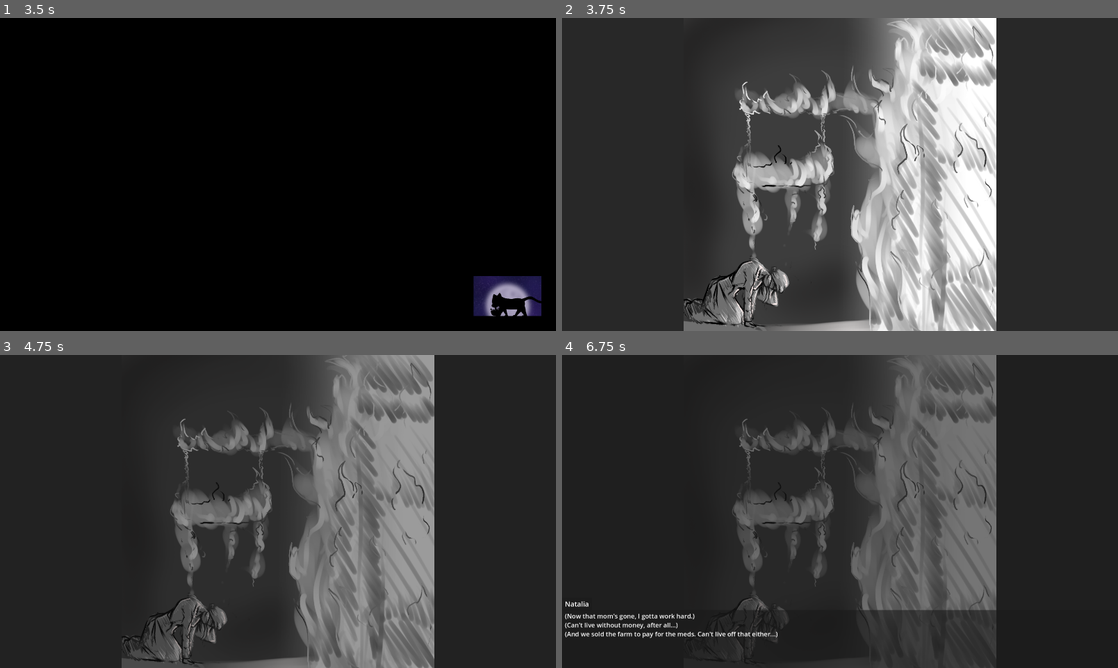
Above: before the commit, frames 1-4 (two rows, left to right).
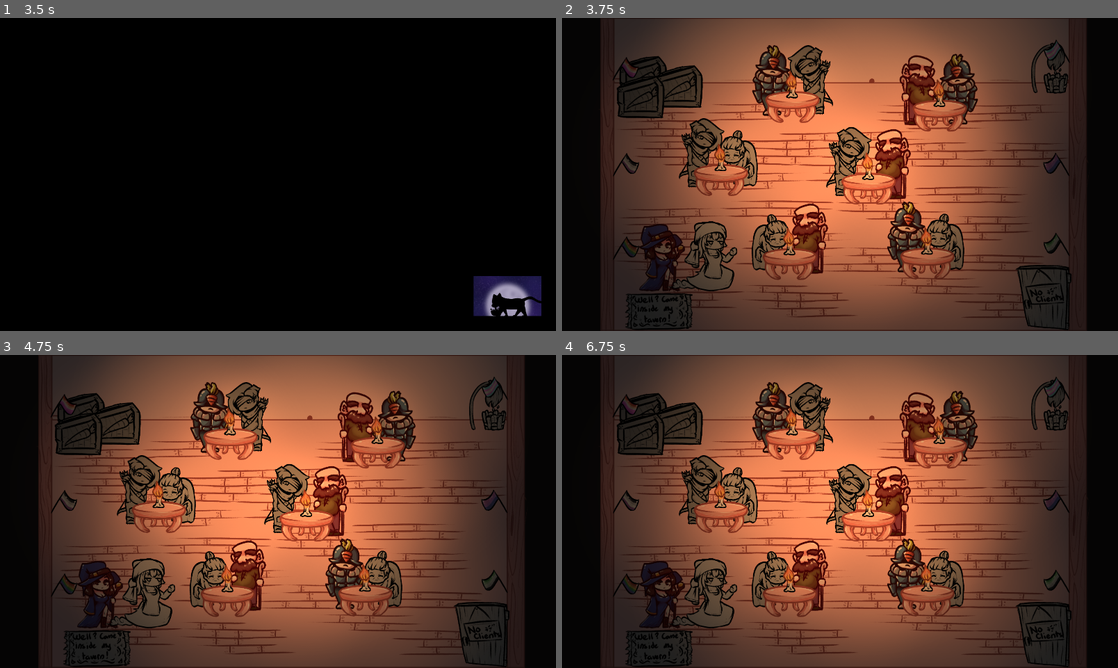
Above: after the commit, the same moments.

Repository: Zettexe/game-jam-dvd-2
Game: Godot game, scene res://MainMenu.tscn
Two runs of this game, one before a commit and one after it. Both use one fixed random seed, a clock stepped at 60 frames per second and the inputs below.
Inputs:
- Up to frame 1 (3.5 s): click "Play" at 0.5 s; click "Play" at 1.25 s; hold D (move_right) 2.03-2.78 s; tap E (interact) at 2.1, 2.85 s; hold S (move_down) from 2.78 s (still down)
- Up to frame 2 (3.75 s): release S (move_down) at 3.53 s; hold D (move_right) from 3.53 s (still down); tap E (interact) at 3.6 s
- Up to frame 3 (4.75 s): tap Enter at 4.25 s; release D (move_right) at 4.28 s; hold W (move_up) from 4.28 s (still down); tap E (interact) at 4.35 s
- Up to frame 4 (6.75 s): release W (move_up) at 5.03 s; hold A (move_left) 5.03-6.53 s; tap E (interact) at 5.1, 5.85, 6.6 s; tap Space at 5.75 s; hold S (move_down) from 6.53 s (still down)

Frame 1 is identical in both runs. In frame 2, 85% of the frame differs, in the area x 0-100%, y 0-100%; in frame 3, 85%; in frame 4, 83%.

Commit message:
Weird config fix and flags

Diff:
--- a/test_scene.tscn
+++ b/test_scene.tscn
@@ -30,6 +30,12 @@
 [ext_resource type="Texture2D" uid="uid://cugjapbx8yl5u" path="res://Assets/Game_Over_option.png" id="22_ktwyf"]
 [ext_resource type="Texture2D" uid="uid://d1s68wjicc5sg" path="res://Assets/f3.png" id="23_v61eh"]
 [ext_resource type="Texture2D" uid="uid://d010c48jrfogk" path="res://Assets/f4.png" id="24_hppmw"]
+[ext_resource type="Texture2D" uid="uid://bb36om3esqoh" path="res://Assets/lebiflag.png" id="31_bg4wa"]
+[ext_resource type="Texture2D" uid="uid://bmncfq7h8sp50" path="res://Assets/Illustration38.png" id="32_gbkm3"]
+[ext_resource type="Texture2D" uid="uid://c6bncdnlqu042" path="res://Assets/gay.png" id="33_llpuj"]
+[ext_resource type="Texture2D" uid="uid://d1d7kdowe45mj" path="res://Assets/flag.png" id="34_cr28p"]
+[ext_resource type="Texture2D" uid="uid://bxwrdxk75d8gn" path="res://Assets/bi.png" id="35_p1pek"]
+[ext_resource type="Texture2D" uid="uid://cfhamfny6ecov" path="res://Assets/aro.png" id="36_pfm5a"]
 
 [sub_resource type="GDScript" id="GDScript_30r57"]
 script/source = "extends StaticBody2D
@@ -361,6 +367,7 @@
 
 [node name="CanvasLayer" type="CanvasLayer" parent="." groups=["CanvasLayer"]]
 process_mode = 3
+visible = false
 
 [node name="Init" type="Control" parent="CanvasLayer" groups=["Init"]]
 z_index = 1
@@ -373,6 +380,7 @@
 script = ExtResource("20_l7gun")
 
 [node name="GameOver" type="Panel" parent="CanvasLayer/Init" groups=["GameOver"]]
+visible = false
 layout_mode = 1
 anchors_preset = 15
 anchor_right = 1.0
@@ -420,7 +428,6 @@
 stretch_mode = 5
 
 [node name="IntroBackground" type="TextureRect" parent="CanvasLayer/Init" groups=["Intro"]]
-visible = false
 layout_mode = 1
 anchors_preset = 15
 anchor_right = 1.0
@@ -430,7 +437,6 @@
 texture = ExtResource("21_4iavb")
 
 [node name="Overlay" type="Panel" parent="CanvasLayer/Init" groups=["Overlay"]]
-visible = false
 layout_mode = 1
 anchors_preset = 15
 anchor_right = 1.0
@@ -461,5 +467,38 @@
 [node name="CanvasModulate" type="CanvasModulate" parent="."]
 color = Color(0.172549, 0.172549, 0.172549, 1)
 
+[node name="Lebiflag" type="Sprite2D" parent="."]
+z_index = 1
+position = Vector2(-740, -364)
+texture = ExtResource("31_bg4wa")
+
+[node name="Illustration38" type="Sprite2D" parent="."]
+z_index = 1
+position = Vector2(-739, -33)
+texture = ExtResource("32_gbkm3")
+
+[node name="Gay" type="Sprite2D" parent="."]
+z_index = 1
+position = Vector2(-739, 255)
+texture = ExtResource("33_llpuj")
+
+[node name="Flag" type="Sprite2D" parent="."]
+z_index = 1
+position = Vector2(749, -424)
+texture = ExtResource("34_cr28p")
+flip_h = true
+
+[node name="Bi" type="Sprite2D" parent="."]
+z_index = 1
+position = Vector2(747, -34)
+texture = ExtResource("35_p1pek")
+flip_h = true
+
+[node name="Aro" type="Sprite2D" parent="."]
+z_index = 1
+position = Vector2(748, 242)
+texture = ExtResource("36_pfm5a")
+flip_h = true
+
 [connection signal="body_entered" from="CarrotCrate/Area" to="CarrotCrate" method="_on_area_player_entered"]
 [connection signal="body_exited" from="CarrotCrate/Area" to="CarrotCrate" method="_on_area_body_exited"]
Not shown: 1 places in test_scene.tscn that only renumber resources
